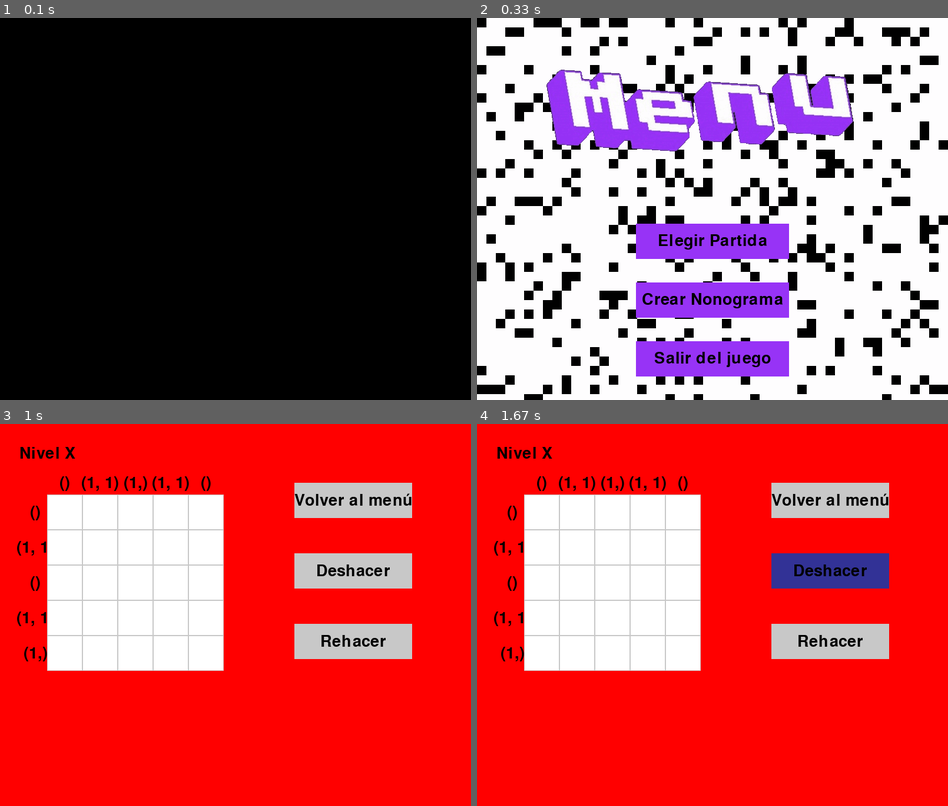
Above: before the commit, frames 1-4 (two rows, left to right).
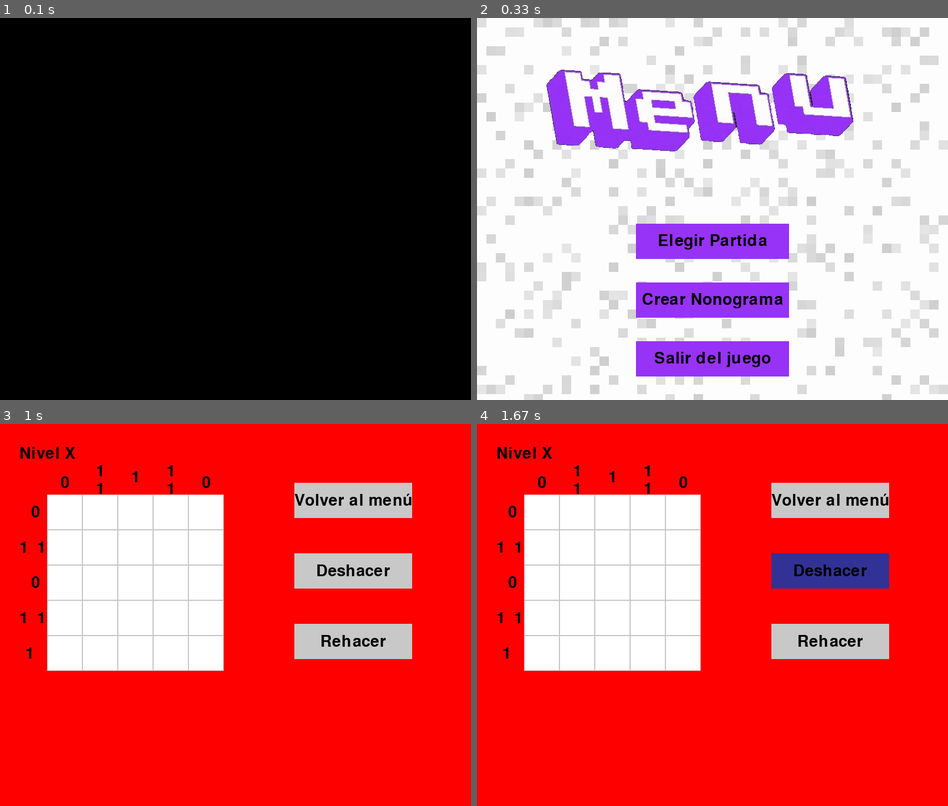
Above: after the commit, the same moments.

Repository: Diego-ipt/Pygame_nonograma
Game: pygame game, started from inicio.py
The game is run twice, just before and just after one commit, with the same random seed, the same clock (stepped at 60 frames per second) and the same inputs.
Inputs (mouse positions are in pixels of both pictures, inside the frame that each line leads up to):
- Up to frame 1 (0.1 s): no input
- Up to frame 2 (0.33 s): no input
- Up to frame 3 (1 s): click (216, 630) at 0.43 s; click "algo" at 0.72 s
- Up to frame 4 (1.67 s): click (566, 557) at 1.08 s; click "Deshacer" at 1.45 s

Frame 1 is identical in both runs. In frame 2, 14% of the frame differs, in the area x 0-100%, y 0-100%; in frame 3, 0.8%; in frame 4, 0.8%.

Commit message:
Eliminacion de codigo duplicado en ventanas (ventana de juego y victoria estan en sus propias clases), mejora en los numeros del tablero para que se muestren mas ordenados

Diff:
--- a/nonograma_core/Elementos_graficos/elementos_menus.py
+++ b/nonograma_core/Elementos_graficos/elementos_menus.py
@@ -69,8 +69,13 @@
         for columna in range(columnas):
             x = columna * tamano_celda
             y = fila * tamano_celda
-            color = color_activo if grid_estado[fila][columna] else color_inactivo
-            pygame.draw.rect(pantalla, color, (x, y, tamano_celda, tamano_celda))
+            celda_surface = pygame.Surface((tamano_celda, tamano_celda), pygame.SRCALPHA)
+            # Definir el color con transparencia (valor alfa entre 0 y 255)
+            color = (*color_activo[:3], random.randrange(25, 50)) if grid_estado[fila][columna] else (*color_inactivo[:3], 255)
+            # Rellenar la superficie con el color y la transparencia
+            celda_surface.fill(color)
+            # Dibujar la celda en la pantalla
+            pantalla.blit(celda_surface, (x, y))
 
 def actualizar_grid(grid_estado, probabilidad_cambio=0.1):
     for fila in range(len(grid_estado)):
--- a/nonograma_core/Ventanas/VentanaNonogramaGame.py
+++ b/nonograma_core/Ventanas/VentanaNonogramaGame.py
@@ -29,14 +29,31 @@
         offset_x = game_position[0]
         offset_y = game_position[1]
 
-        # Dibujar números de filas y columnas
+        # Dibujar números de filas y columnas, en la parte de arriba se muestran uno encima de otro si estan separados
+        # en la misma columna, en la parte de al lado se muestran al lado de otro
+        # k es el indice del numero en la fila o columna que va iterando
         for i, fila in enumerate(filas):
-            mostrar_texto(str(fila), fuente, NEGRO, pantalla, offset_x - 20, offset_y + i * tamano_celda + tamano_celda // 2)
+            if not fila:
+                mostrar_texto("0", fuente, NEGRO, pantalla,
+                              offset_x - 20,
+                              offset_y + i * tamano_celda + tamano_celda // 2)
+            else:
+                for k, num in enumerate(fila):
+                    mostrar_texto(str(num), fuente, NEGRO, pantalla,
+                                  offset_x - 20 - len(fila) * 10 + k * 30,
+                                  offset_y + i * tamano_celda + tamano_celda // 2)
 
         for j, columna in enumerate(columnas):
-            mostrar_texto(str(columna), fuente, NEGRO, pantalla, offset_x + j * tamano_celda + tamano_celda // 2, offset_y - 20)
+            if not columna:  # Si no hay bloques, muestra 0
+                mostrar_texto("0", fuente, NEGRO, pantalla, offset_x + j * tamano_celda + tamano_celda // 2, offset_y - 20)
+            else:
+                for k, num in enumerate(columna):
+                    mostrar_texto(str(num), fuente, NEGRO, pantalla,
+                                  offset_x + j * tamano_celda + tamano_celda // 2,
+                                  offset_y - 20 - len(columna) * 10 + k * 30)
 
-        boton("Volver al menú", 500, 100, 200, 60, GRIS, AZUL_OSCURO, pantalla, lambda: self.cambiar_ventana('menu_principal'))
+        boton("Volver al menú", 500, 100, 200, 60, GRIS, AZUL_OSCURO, pantalla,
+              lambda: self.cambiar_ventana('menu_principal'))
         boton("Deshacer", 500, 220, 200, 60, GRIS, AZUL_OSCURO, pantalla, self.game.deshacer)
         boton("Rehacer", 500, 340, 200, 60, GRIS, AZUL_OSCURO, pantalla, self.game.rehacer)
 
--- a/nonograma_core/Ventanas/ventanas.py
+++ b/nonograma_core/Ventanas/ventanas.py
@@ -74,69 +74,6 @@
     mostrar_texto("Crear Nonograma", fuente, NEGRO, pantalla, 400, 100)
     boton("Volver al menú", 300, 400, 200, 60, GRIS, AZUL_OSCURO, pantalla, lambda: cambiar_ventana('menu_principal'))
 
-def ventana_nonograma_game(cambiar_ventana):
-    pygame.init()
-    pantalla.fill(ROJO)
-    pygame.display.set_caption("Nonograma Game")
-    mostrar_texto("Nivel X", fuente, NEGRO, pantalla, 80, 50)
-
-    clock = pygame.time.Clock()
-    game = Game()
-    filas, columnas = procesar_matriz(game.board.matriz_solucion)
-    game_position = (80, 120)
-
-    tamano_celda = game.getCellSize()
-    offset_x = game_position[0]
-    offset_y = game_position[1]
-
-    # Dibujar números de filas y columnas
-    for i, fila in enumerate(filas):
-        mostrar_texto(str(fila), fuente, NEGRO, pantalla, offset_x - 20, offset_y + i * tamano_celda + tamano_celda // 2)
-
-    for j, columna in enumerate(columnas):
-        mostrar_texto(str(columna), fuente, NEGRO, pantalla, offset_x + j * tamano_celda + tamano_celda // 2, offset_y - 20)
-
-    running = True
-
-    while running:
-        events = pygame.event.get()
-
-        for event in events:
-            # detectar clics en botones
-            # si se cambian los botones de posicion, hay q ajustar esto
-            if event.type == pygame.MOUSEBUTTONDOWN:
-                raton = pygame.mouse.get_pos()
-                if 500 <= raton[0] <= 700 and 100 <= raton[1] <= 160:
-                    cambiar_ventana('menu_principal')
-                    running = False
-                elif 500 <= raton[0] <= 700 and 220 <= raton[1] <= 280:
-                    game.deshacer()
-                elif 500 <= raton[0] <= 700 and 340 <= raton[1] <= 400:
-                    game.rehacer()
-
-
-        boton("Volver al menú", 500, 100, 200, 60, GRIS, AZUL_OSCURO, pantalla)
-        boton("Deshacer", 500, 220, 200, 60, GRIS, AZUL_OSCURO, pantalla)
-        boton("Rehacer", 500, 340, 200, 60, GRIS, AZUL_OSCURO, pantalla)
-
-        if game.run(pantalla, *game_position, events=events):
-            running = False
-            cambiar_ventana('ventana_victoria')
-
-        pygame.display.flip()  # Actualiza la pantalla en cada iteración del bucle
-        clock.tick(60)
-
-
-def ventana_victoria(cambiar_ventana):
-    global indice_fotograma_trophy
-
-    pantalla.fill(VIOLETA_MENU)
-    indice_fotograma_trophy = mostrar_fotogramas(trophy, indice_fotograma_trophy, 170, 100, pantalla)
-    mostrar_texto("¡Ganaste!", fuente, NEGRO, pantalla, 400, 100)
-    boton("Volver al menú", 310, 400, 200, 60, NOTHING, FUCSIA, pantalla, lambda: cambiar_ventana('menu_principal'))
-
-    reloj.tick(30)
-
 def salir_del_juego():
     pygame.quit()
     sys.exit()
